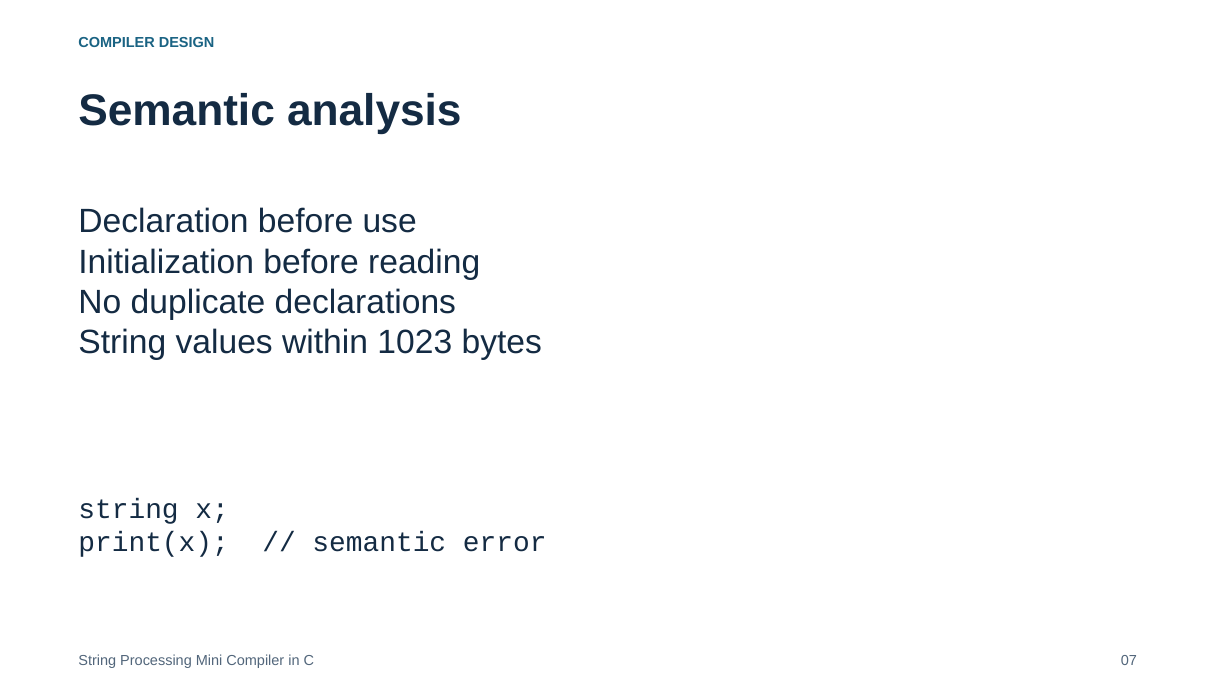
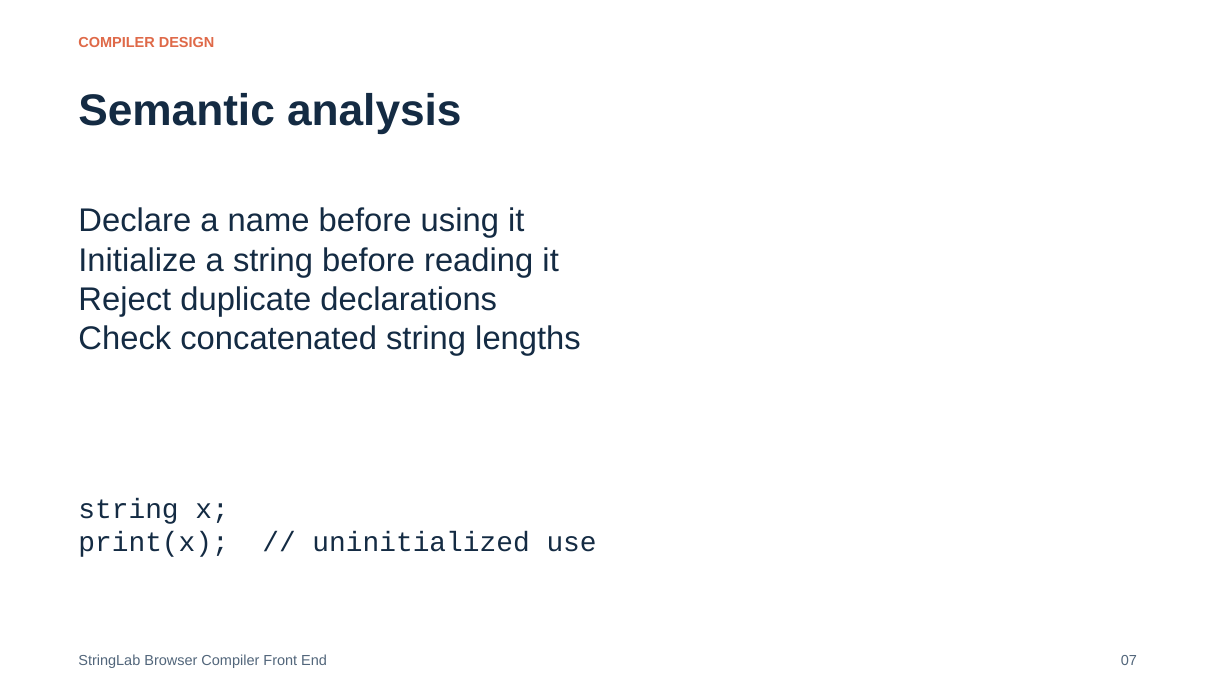
Before and after one commit to Skywalker690/cd-mini-project, a slide deck: slide 7 of submission/Presentation.pptx. Drawn at 1232x693 pixels with LibreOffice and Linux fonts; fonts in the diff are those of the drawing. Boxes give left, top, right and bottom in pixels: in the first picture for what was removed or moved away, otherwise in the second. Text is boxed around its words. In the diff, an @@ line names an element or a change of style, - is before the commit and + after.

Commit message:
refactor: replace console compiler with static browser playground

```diff
--- a/submission/Presentation.pptx
+++ b/submission/Presentation.pptx
@@ text "COMPILER DESIGN" at box(78, 37, 215, 47): text colour #1A6383 to #DF6948 @@
@@ text at box(78, 207, 581, 356): text changed; size 26.2 to 25.5 pt @@
-Declaration before use
-Initialization before reading
-No duplicate declarations
-String values within 1023 bytes
+Declare a name before using it
+Initialize a string before reading it
+Reject duplicate declarations
+Check concatenated string lengths
@@ text at box(78, 532, 597, 557): text changed @@
-print(x); // semantic error
+print(x); // uninitialized use
@@ text at box(78, 654, 327, 668): text changed @@
-String Processing Mini Compiler in C
+StringLab Browser Compiler Front End
```
Also in this commit, not shown: 9 other slides changed, 3 slides added, 2 slides removed, 57 other files.
